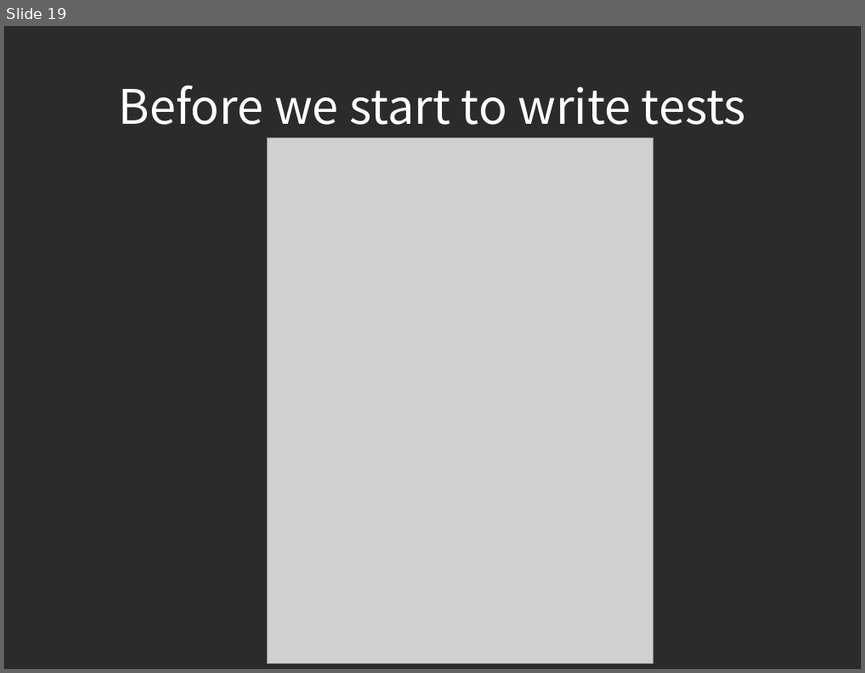
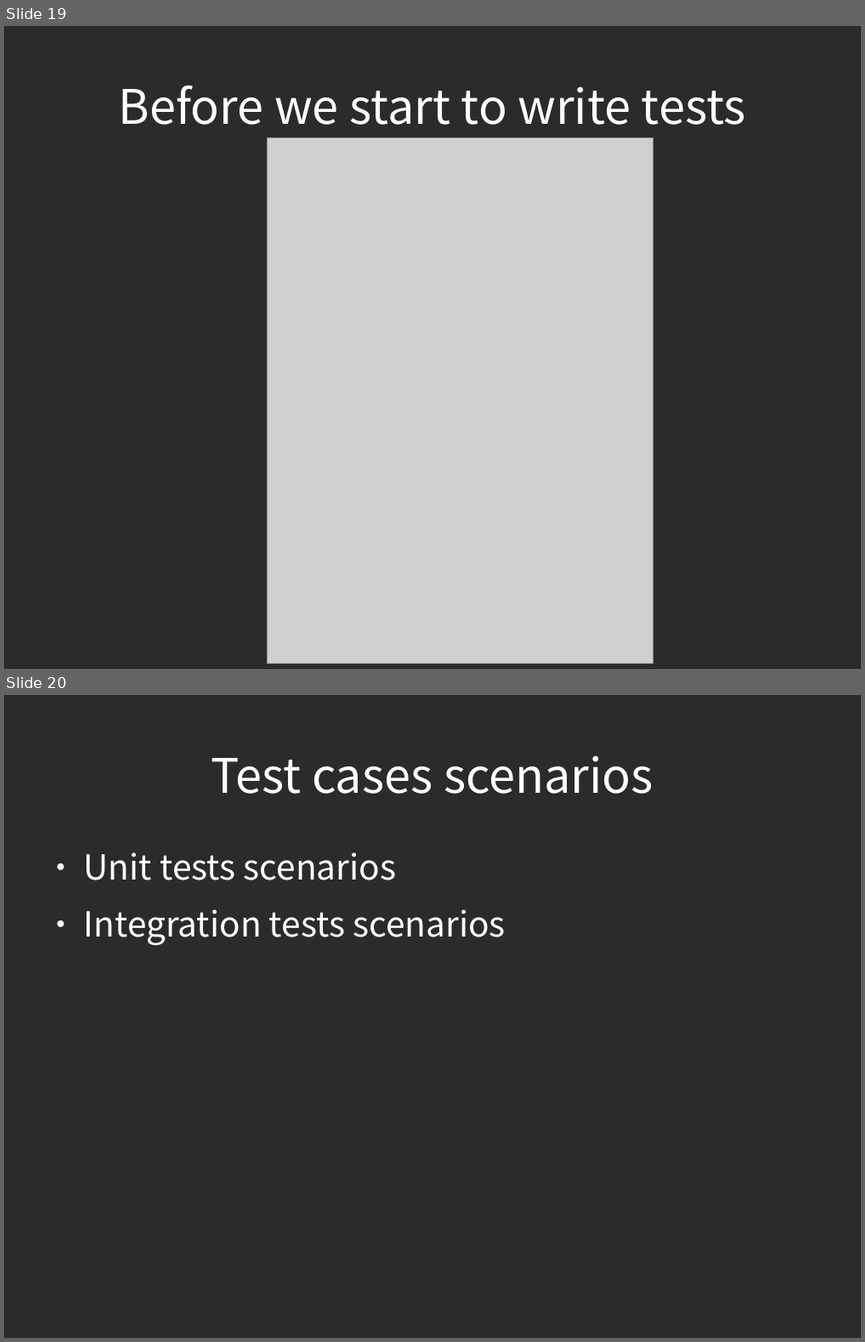
Before and after one commit to piotrek24061988/AutomaticTesting, a slide deck: module1/doc/AutomatedTesting.odp. Shown one above the other, each under a label of ours: slide 19 before the commit, slides 19 and 20 after it. The pictures are 865x673 and 865x1342 pixels, drawn with LibreOffice and Linux fonts; fonts in the diff are those of the drawing; grey boxes stand for pictures; background and template pictures are left out; a plain dark background stands for a picture behind light text. Boxes give left, top, right and bottom in pixels: in the first picture for what was removed or moved away, otherwise in the second. Text is boxed around its words. In the diff, an @@ line names an element or a change of style, - is before the commit and + after.

Commit message:
presentation update test case scenarios

```diff
--- a/module1/doc/AutomatedTesting.odp
+++ b/module1/doc/AutomatedTesting.odp
@@ slide 20 added at (4, 695, 861, 1338), background picture (left out) @@
@@ title added at (211, 755, 653, 794), 44 pt, text #FFFFFF @@
+Test cases scenarios
@@ text added at (84, 852, 506, 945), 32 pt, text #FFFFFF @@
+● Unit tests scenarios
+● Integration tests scenarios
```
Also in this commit, not shown: 1 other slide added.
